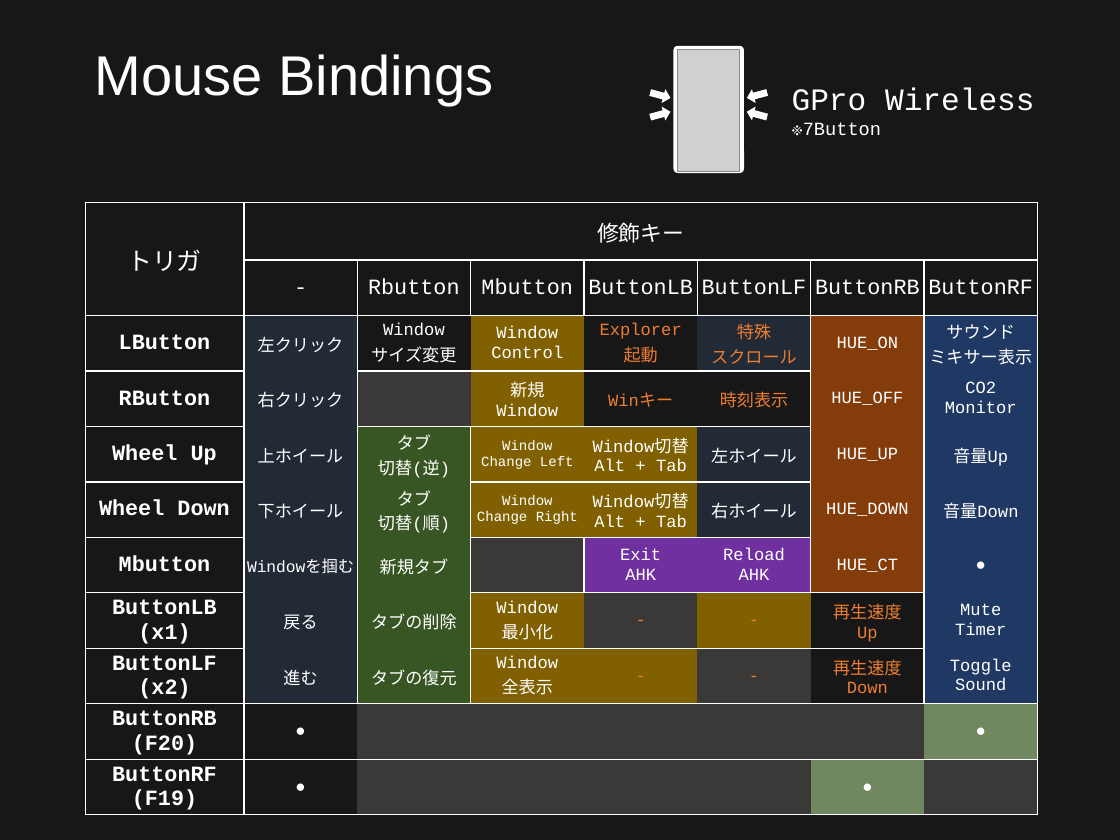
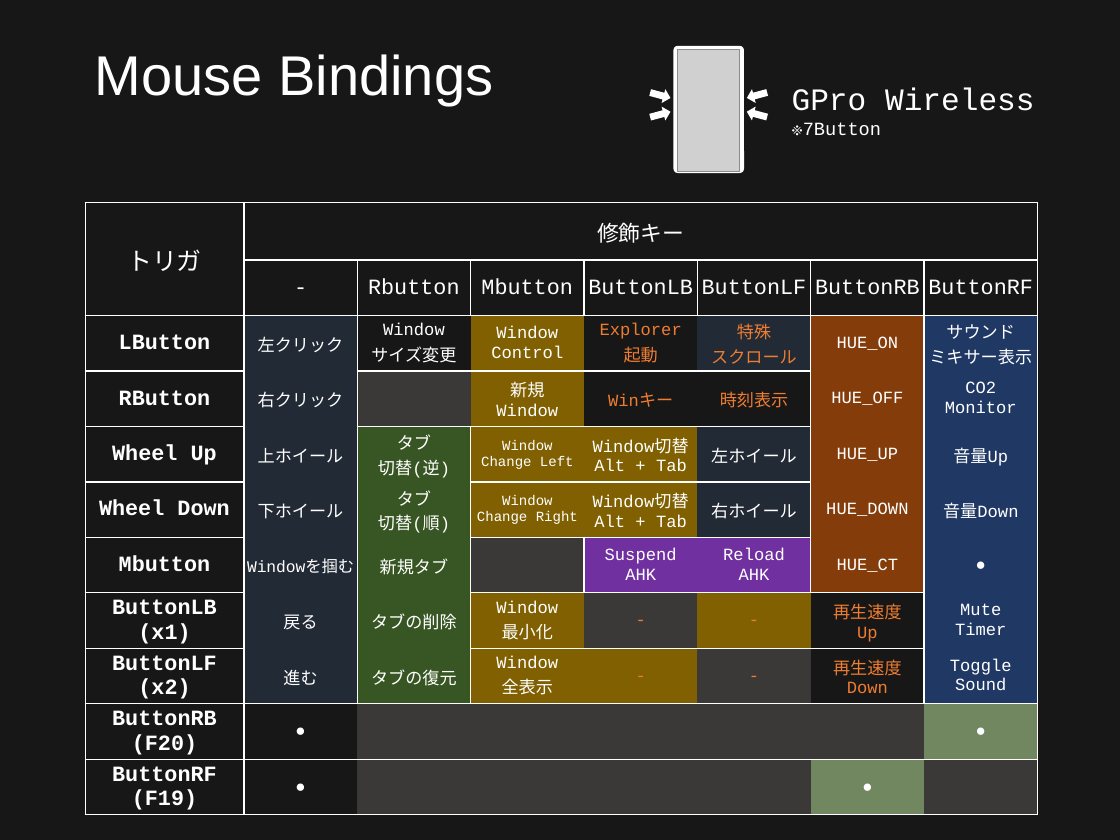
Before and after one commit to ittooo66/myAHKv2, a slide deck: slide 10 of MANUAL.pptx. Drawn at 1120x840 pixels with LibreOffice and Linux fonts; fonts in the diff are those of the drawing; grey boxes stand for pictures. Boxes give left, top, right and bottom in pixels: in the first picture for what was removed or moved away, otherwise in the second. Text is boxed around its words. In the diff, an @@ line names an element or a change of style, - is before the commit and + after.

Commit message:
Update Manual

```diff
--- a/MANUAL.pptx
+++ b/MANUAL.pptx
@@ table at [85, 203, 1036, 815] @@
-row 7, column 5: Exit / AHK
+row 7, column 5: Suspend / AHK
```
